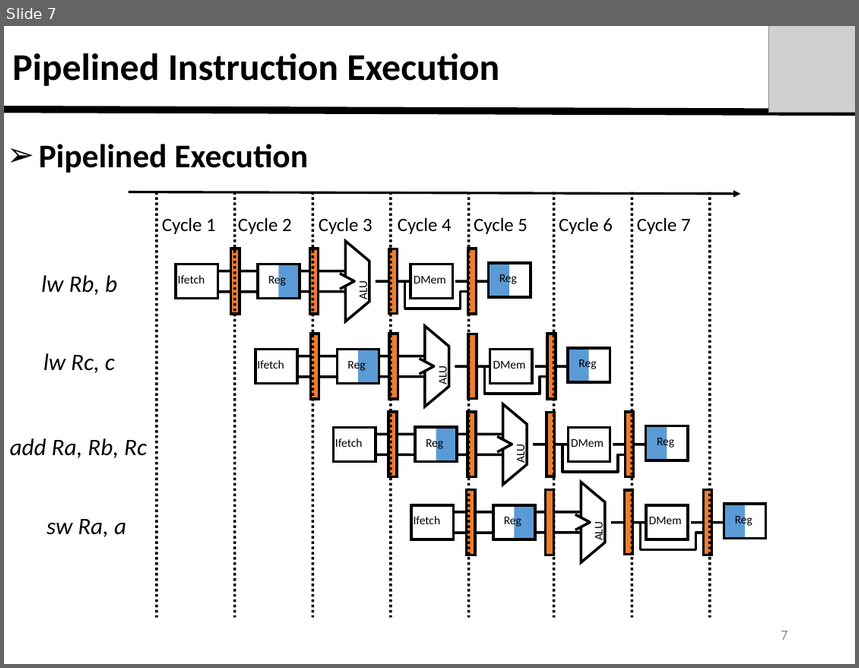
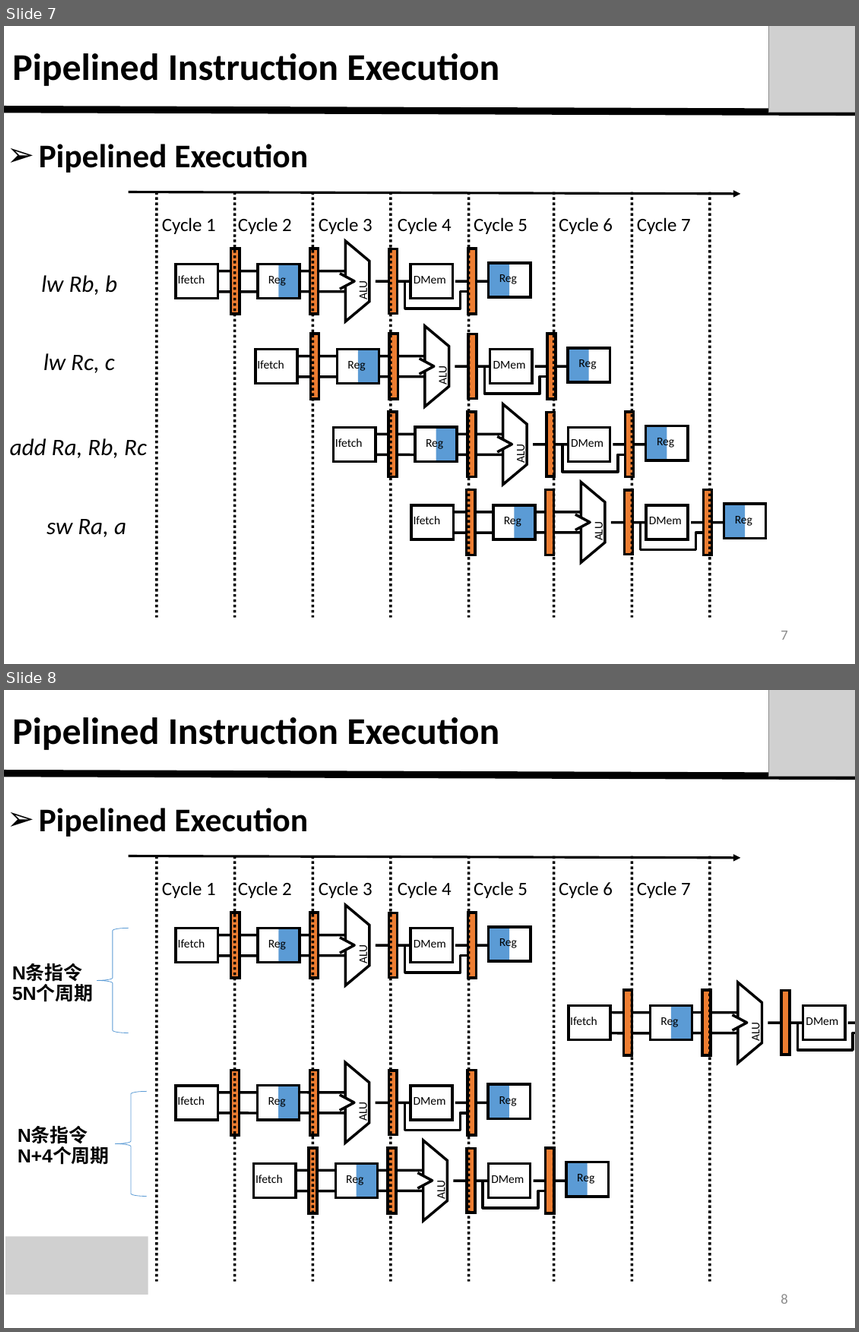
Before and after one commit to zouan616/Job-Hunting, a slide deck: lecture.pptx. Shown one above the other, each under a label of ours: slide 7 before the commit, slides 7 and 8 after it. The pictures are 859x668 and 859x1332 pixels, drawn with LibreOffice and Linux fonts; fonts in the diff are those of the drawing; grey boxes stand for pictures. Boxes give left, top, right and bottom in pixels: in the first picture for what was removed or moved away, otherwise in the second. Text is boxed around its words. In the diff, an @@ line names an element or a change of style, - is before the commit and + after.

```diff
--- a/lecture.pptx
+++ b/lecture.pptx
@@ slide 8 added at (4, 690, 855, 1328), background #FFFFFF @@
@@ picture added at (769, 690, 855, 776) @@
@@ title added at (12, 717, 500, 750), 32 pt, text #000000, bold @@
+Pipelined Instruction Execution
@@ line added from (4, 774) to (855, 776), #000000 6 pt @@
@@ text added at (39, 808, 308, 837), 28 pt, text #000000, bold @@
+➢ Pipelined Execution
@@ arrow added from (129, 856) to (741, 858), #000000 2 pt @@
@@ line added from (156, 856) to (156, 1281), #000000 2.25 pt dashed @@
@@ line added from (235, 856) to (235, 1281), #000000 2.25 pt dashed @@
@@ line added from (313, 856) to (313, 1281), #000000 2.25 pt dashed @@
@@ line added from (390, 856) to (390, 1281), #000000 2.25 pt dashed @@
@@ line added from (469, 856) to (469, 1281), #000000 2.25 pt dashed @@
@@ line added from (554, 856) to (554, 1281), #000000 2.25 pt dashed @@
@@ line added from (633, 856) to (633, 1281), #000000 2.25 pt dashed @@
@@ line added from (709, 856) to (709, 1281), #000000 2.25 pt dashed @@
@@ text added at (162, 882, 216, 898), 16 pt, text #000000 @@
+Cycle 1
@@ text added at (238, 882, 292, 898), 16 pt, text #000000 @@
+Cycle 2
@@ text added at (319, 882, 373, 898), 16 pt, text #000000 @@
+Cycle 3
@@ text added at (398, 882, 452, 898), 16 pt, text #000000 @@
+Cycle 4
@@ text added at (474, 882, 528, 898), 16 pt, text #000000 @@
+Cycle 5
@@ text added at (559, 882, 613, 898), 16 pt, text #000000 @@
+Cycle 6
@@ text added at (637, 882, 691, 898), 16 pt, text #000000 @@
+Cycle 7
@@ left brace added at (97, 929, 129, 1033), outline #5B9BD5 0.5 pt @@
@@ group added at (176, 913, 531, 979): 10 rectangles, 6 lines, 5 texts, 3 freeform shapes, 1 triangle @@
+Reg
+ALU
+DMem
+Ifetch
+Reg
@@ text added at (12, 964, 93, 1002), 16 pt, text #000000, bold @@
+N条指令
+5N个周期
@@ group added at (569, 990, 855, 1056): 7 rectangles, 6 lines, 4 texts, 3 freeform shapes, 1 triangle @@
+Reg
+ALU
+DMem
+Ifetch
@@ left brace added at (116, 1092, 147, 1196), outline #5B9BD5 0.5 pt @@
@@ group added at (176, 1071, 531, 1136): 10 rectangles, 6 lines, 5 texts, 3 freeform shapes, 1 triangle @@
+Reg
+ALU
+DMem
+Ifetch
+Reg
@@ text added at (18, 1127, 110, 1165), 16 pt, text #000000, bold @@
+N条指令
+N+4个周期
@@ group added at (253, 1148, 609, 1214): 10 rectangles, 6 lines, 5 texts, 3 freeform shapes, 1 triangle @@
+Reg
+ALU
+DMem
+Ifetch
+Reg
@@ picture added at (6, 1236, 148, 1294) @@
@@ page number added at (781, 1294, 788, 1304), 12 pt, text #8C8C8C @@
+8
```
Also in this commit, not shown: 5 slides changed.
